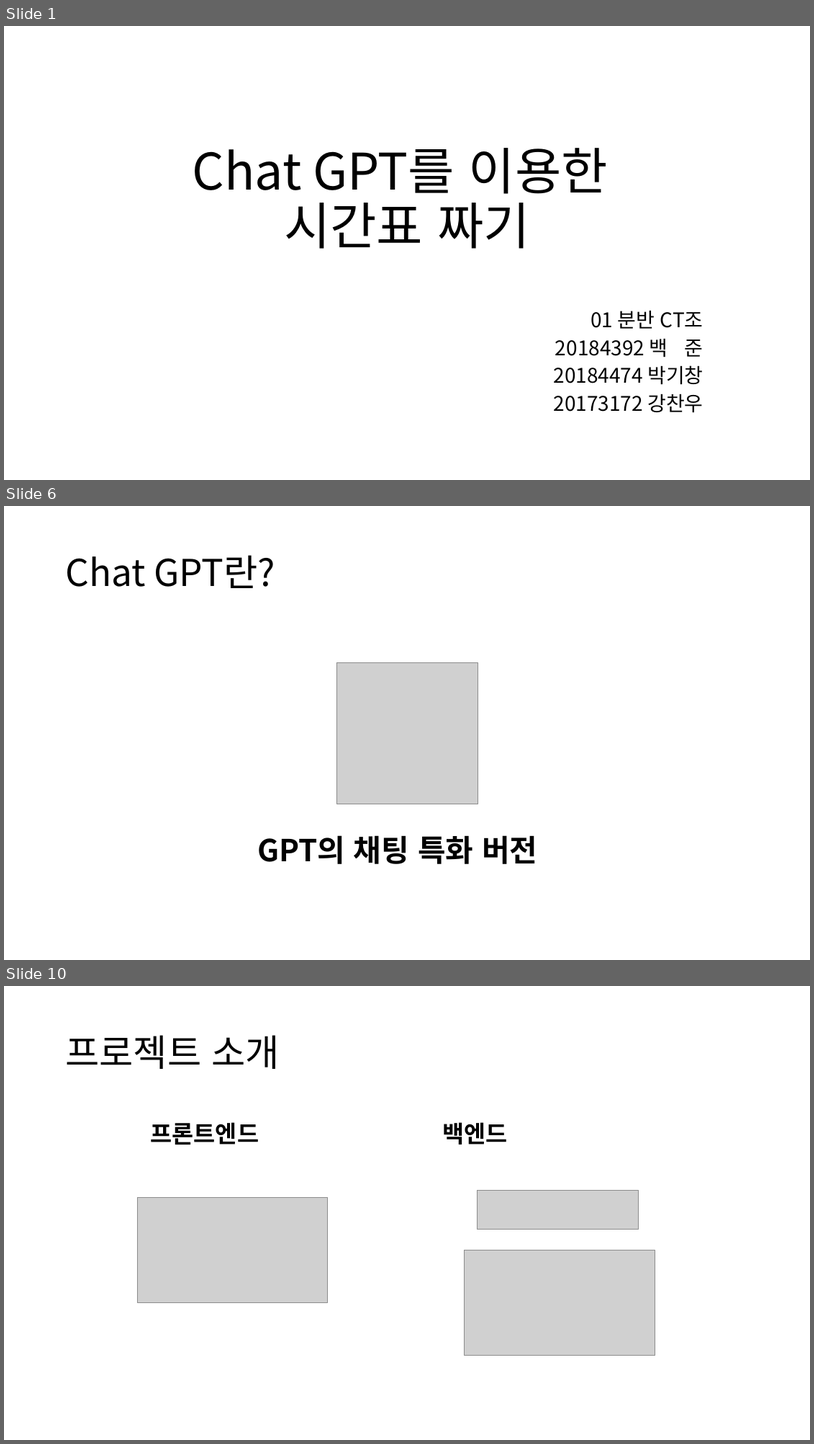
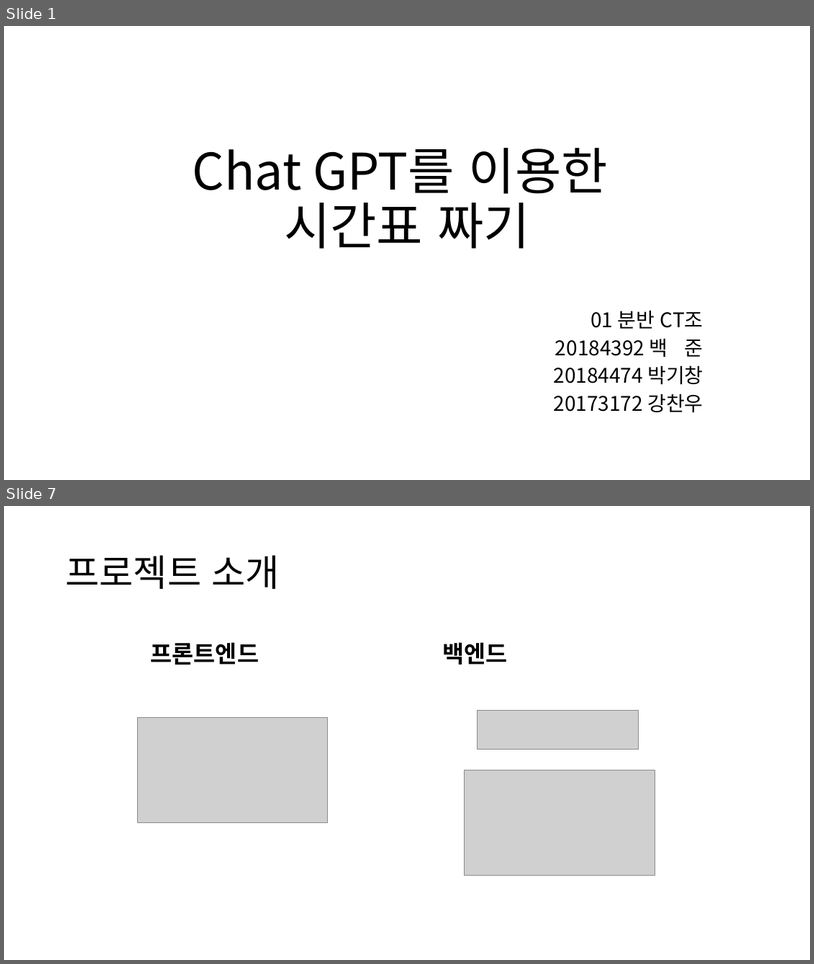
Before and after one commit to gichangee/chat-gpt-timetable, a slide deck: docs/중간발표자료.pptx. Shown one above the other, each under a label of ours: slides 1, 6 and 10 before the commit, slides 1 and 7 after it; the slides between them are not shown. The pictures are 814x1444 and 814x964 pixels, drawn with LibreOffice and Linux fonts; fonts in the diff are those of the drawing; grey boxes stand for pictures. Boxes give left, top, right and bottom in pixels: in the first picture for what was removed or moved away, otherwise in the second. Text is boxed around its words. In the diff, an @@ line names an element or a change of style, - is before the commit and + after.

```diff
--- a/docs/중간발표자료.pptx
+++ b/docs/중간발표자료.pptx
@@ slide 6 removed at [4,506,810,960], background #FFFFFF @@
@@ title removed at [65,555,275,588] @@
-Chat GPT란?
@@ picture removed at [337,662,478,803] @@
@@ text removed at [257,835,538,864] @@
-GPT의 채팅 특화 버전
@@ what was slide 10 is now slide 7 @@
```
Also in this commit, not shown: 6 slides changed, 3 slides added, 6 other slides removed, 6 other files.
